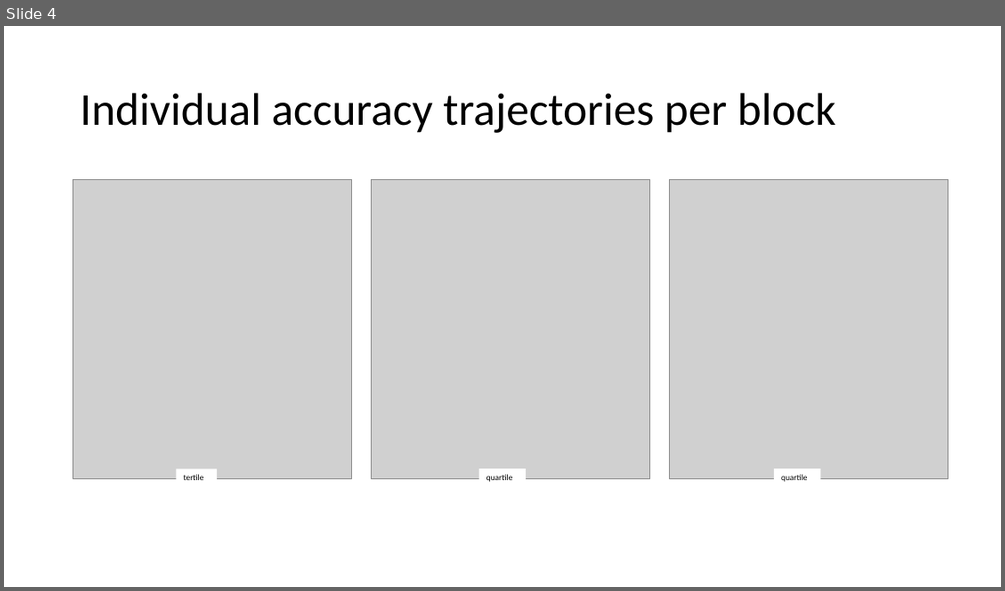
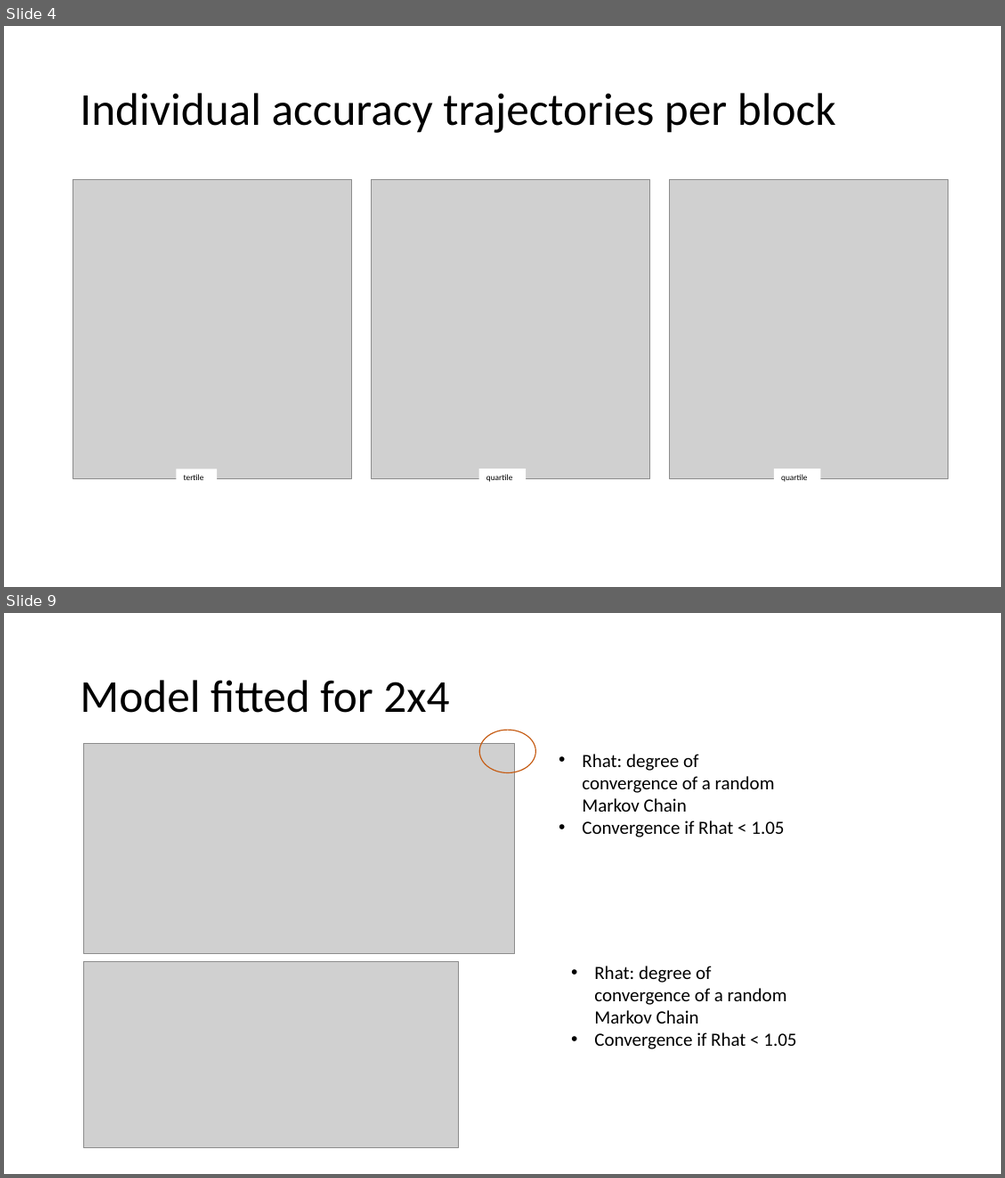
Before and after one commit to pathalle/mri_task_analysis, a slide deck: data/piloting/piloting_kloten/overview_kloten.pptx. Shown one above the other, each under a label of ours: slide 4 before the commit, slides 4 and 9 after it; the slides between them are not shown. The pictures are 1005x591 and 1005x1178 pixels, drawn with LibreOffice and Linux fonts; fonts in the diff are those of the drawing; grey boxes stand for pictures. Boxes give left, top, right and bottom in pixels: in the first picture for what was removed or moved away, otherwise in the second. Text is boxed around its words. In the diff, an @@ line names an element or a change of style, - is before the commit and + after.

```diff
--- a/data/piloting/piloting_kloten/overview_kloten.pptx
+++ b/data/piloting/piloting_kloten/overview_kloten.pptx
@@ slide 9 added at [4, 613, 1001, 1174], background #FFFFFF @@
@@ title added at [80, 680, 449, 713], 44 pt, text #000000 @@
+Model fitted for 2x4
@@ picture added at [84, 744, 515, 954] @@
@@ ellipse added at [479, 730, 535, 773], outline #C55A11 1 pt @@
@@ text added at [582, 754, 784, 837], 18 pt, text #000000 @@
+• Rhat: degree of convergence of a random Markov Chain
+• Convergence if Rhat < 1.05
@@ picture added at [84, 962, 459, 1148] @@
@@ text added at [594, 965, 796, 1049], 18 pt, text #000000 @@
+• Rhat: degree of convergence of a random Markov Chain
+• Convergence if Rhat < 1.05
```
Also in this commit, not shown: 3 slides changed, 1 other slide added, 7 other files.
